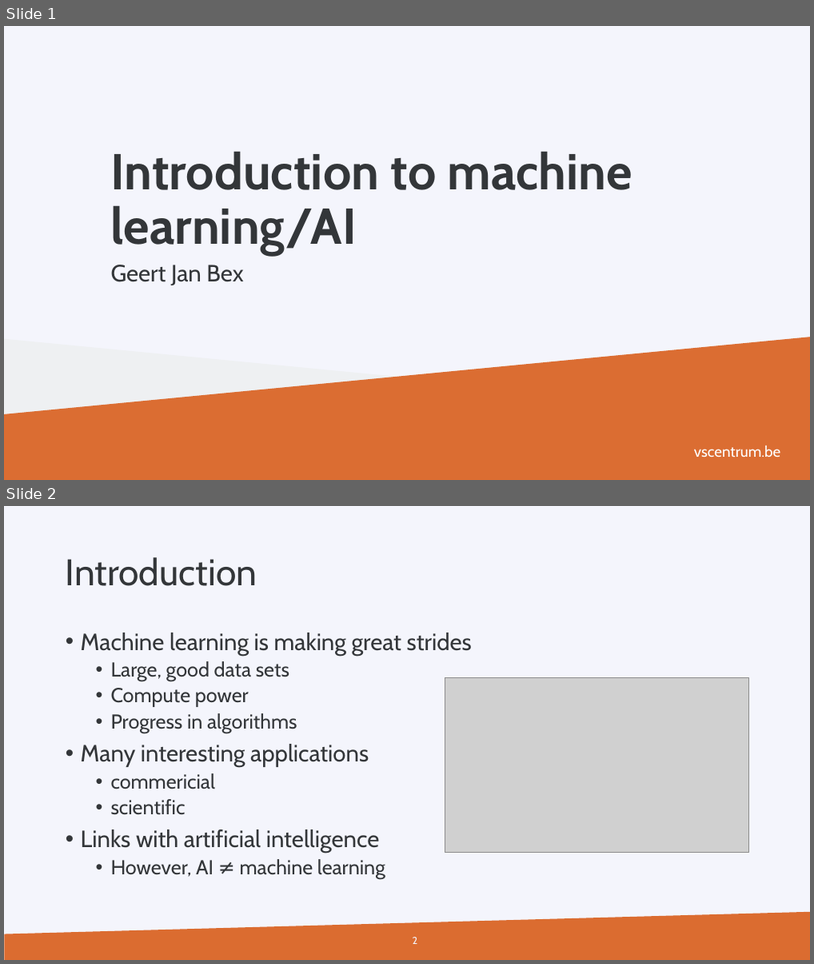
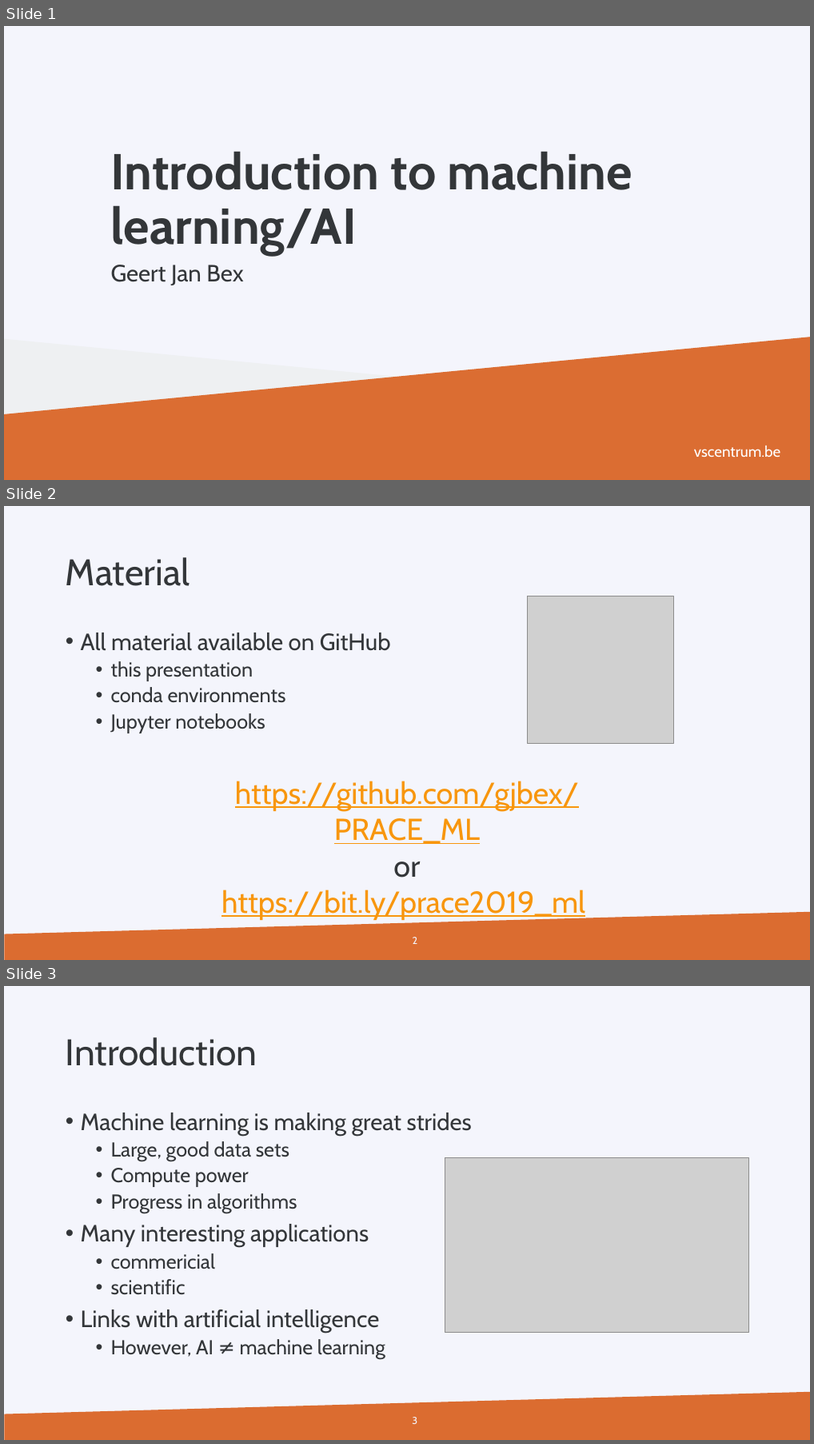
Before and after one commit to gjbex/PRACE_ML, a slide deck: prace_days_ml_2019.pptx. Shown one above the other, each under a label of ours: slides 1 and 2 before the commit, slides 1, 2 and 3 after it. The pictures are 814x964 and 814x1444 pixels, drawn with LibreOffice and Linux fonts; fonts in the diff are those of the drawing; grey boxes stand for pictures; background and template pictures are left out. Boxes give left, top, right and bottom in pixels: in the first picture for what was removed or moved away, otherwise in the second. Text is boxed around its words. In the diff, an @@ line names an element or a change of style, - is before the commit and + after.

Commit message:
Add notebook pointers to slides

```diff
--- a/prace_days_ml_2019.pptx
+++ b/prace_days_ml_2019.pptx
@@ slide 2 added at <box>4,506,810,960</box>, background #F4F5FC; not listed: 1 template element that a slide beside it also shows @@
@@ title added at <box>66,557,190,586</box>, 44 pt, text #333639 @@
+Material
@@ picture added at <box>528,596,674,743</box> @@
@@ text added at <box>81,632,391,733</box>, 24 pt, text #333639 @@
+• All material available on GitHub
+  • this presentation
+  • conda environments
+  • Jupyter notebooks
@@ text added at <box>222,780,586,920</box>, 36 pt, text #F8960D, underline @@
+https://github.com/gjbex/PRACE_ML
+or
+https://bit.ly/prace2019_ml
@@ page number added at <box>413,936,418,944</box>, 12 pt, text #F4F5FC @@
+2
@@ what was slide 2 is now slide 3 @@
@@ page number at <box>412,1416,418,1424</box>: text changed @@
-2
+3
```
Also in this commit, not shown: 3 slides changed, 1 other slide added, 1 slide removed.
